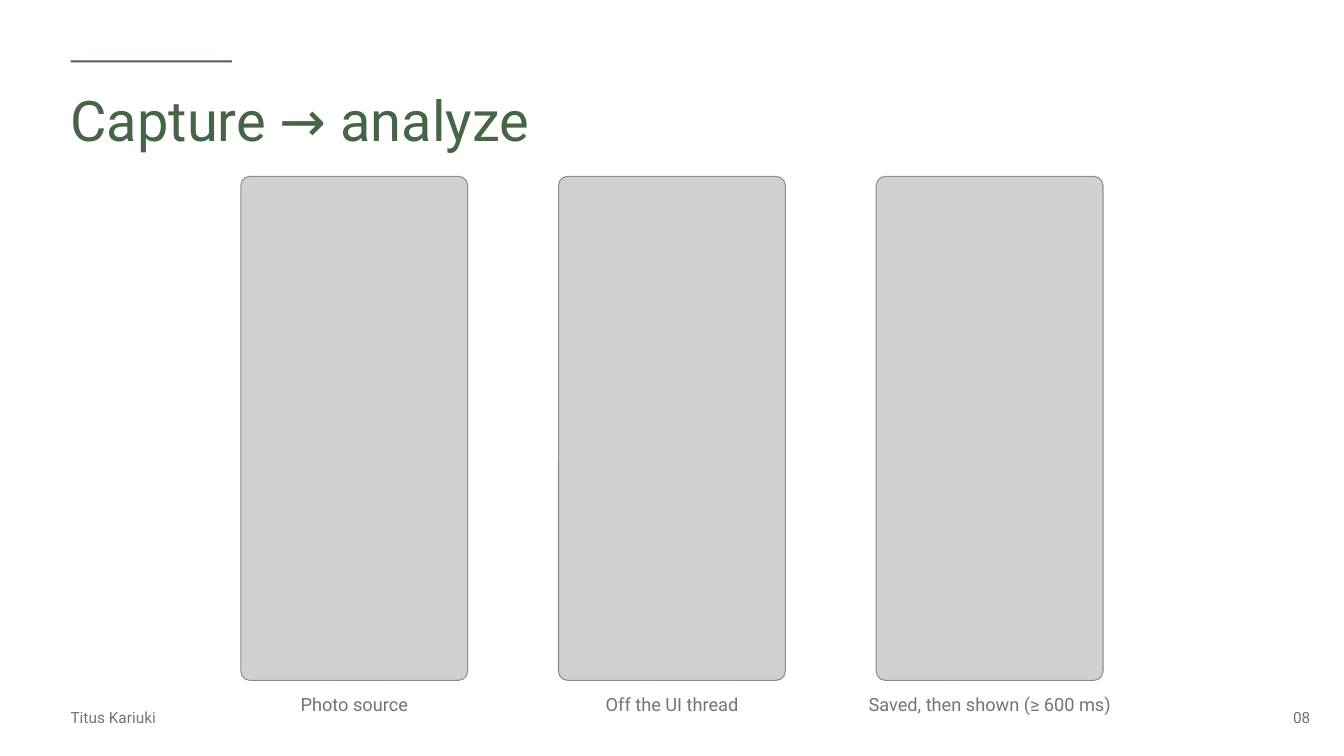
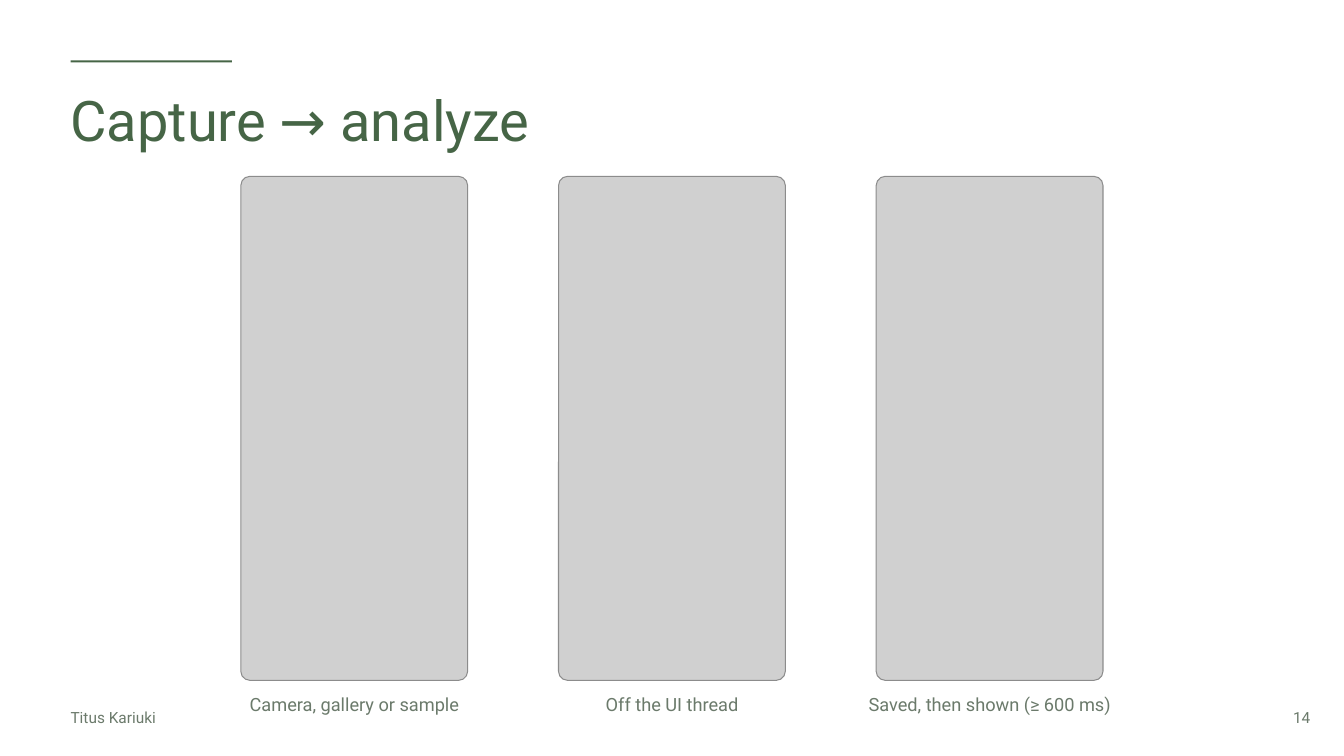
Before and after one commit to Paulmburu/ai-crop-disease-platform, a slide deck: slide 14 of docs/presentation/LeafCheck_FlutterconKE.pptx (slide 8 before the commit). Drawn at 1344x756 pixels with LibreOffice and Linux fonts; fonts in the diff are those of the drawing; grey boxes stand for pictures. Boxes give left, top, right and bottom in pixels: in the first picture for what was removed or moved away, otherwise in the second. Text is boxed around its words. In the diff, an @@ line names an element or a change of style, - is before the commit and + after.

```diff
--- a/docs/presentation/LeafCheck_FlutterconKE.pptx
+++ b/docs/presentation/LeafCheck_FlutterconKE.pptx
@@ text at (250, 697, 459, 715): text changed @@
-Photo source
+Camera, gallery or sample
@@ text at (1293, 712, 1310, 723): text changed @@
-08
+14
```
Also in this commit, not shown: 17 other slides changed, 30 slides added, 7 slides removed, 12 other files.
